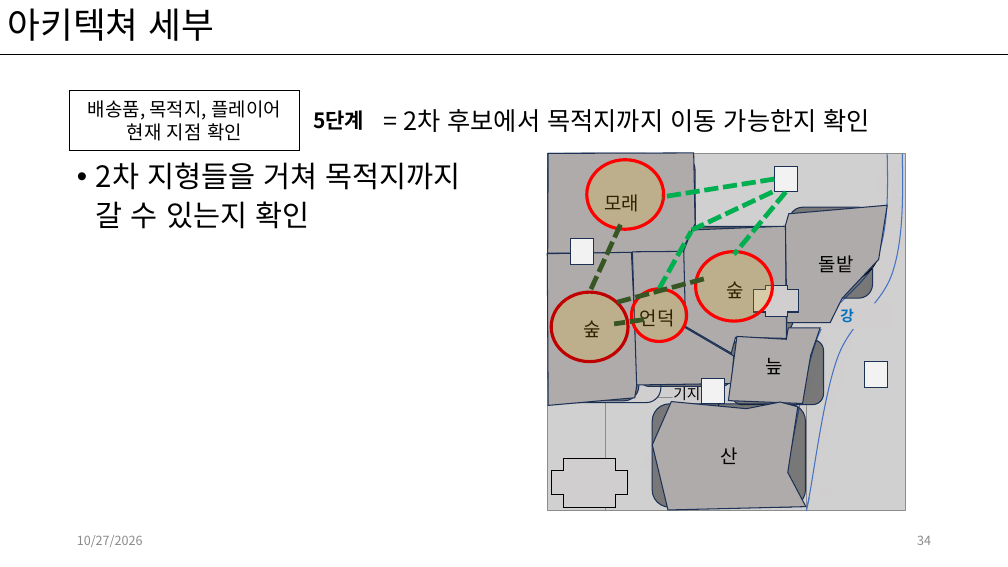
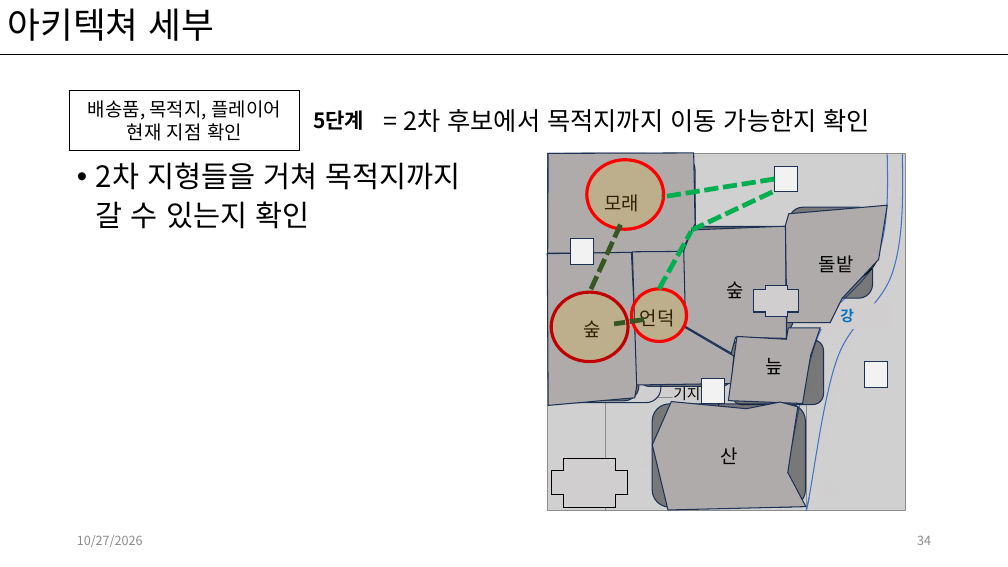
Before and after one commit to kwakyerin/2026_Graduation_Project, a slide deck: slide 34 of documents/HyunahKwon/design/designing/for_teammates/배트와 달트_기획.pptx. Drawn at 1008x567 pixels with LibreOffice and Linux fonts; fonts in the diff are those of the drawing; grey boxes stand for pictures. Boxes give left, top, right and bottom in pixels: in the first picture for what was removed or moved away, otherwise in the second. Text is boxed around its words. In the diff, an @@ line names an element or a change of style, - is before the commit and + after.

Commit message:
경로 지형 반영 아키텍쳐 세부 진행중

```diff
--- a/documents/HyunahKwon/design/designing/for_teammates/배트와 달트_기획.pptx
+++ b/documents/HyunahKwon/design/designing/for_teammates/배트와 달트_기획.pptx
@@ line removed from (786, 192) to (734, 255) @@
@@ ellipse removed at [696,252,773,321] @@
@@ line removed from (704, 279) to (617, 302) @@
```
Also in this commit, not shown: 4 other slides changed, 5 slides added, 1 other file.
